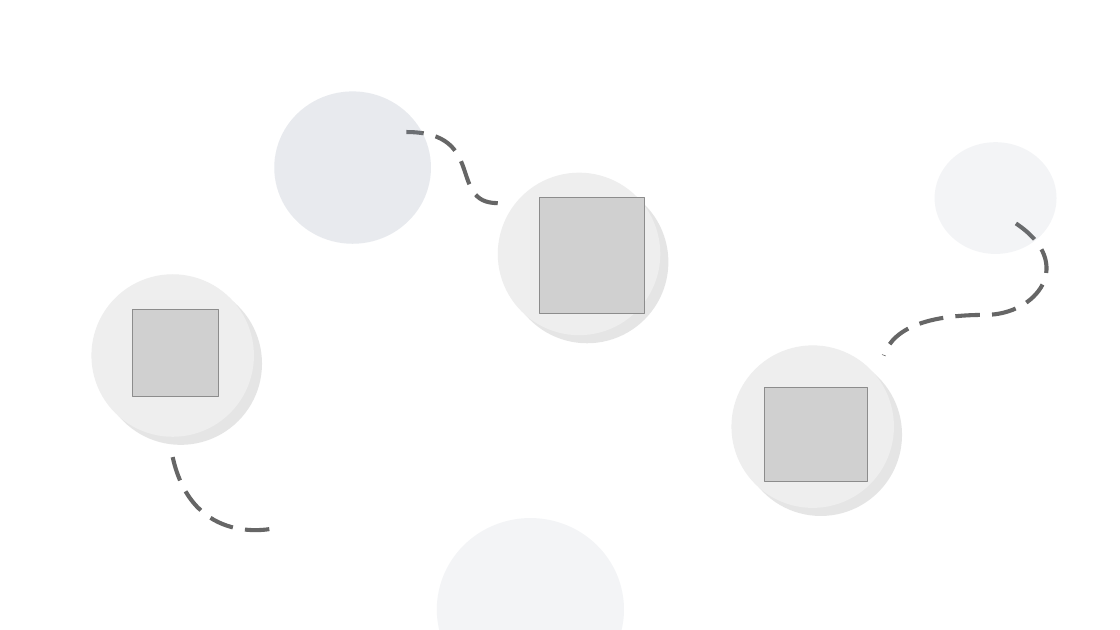
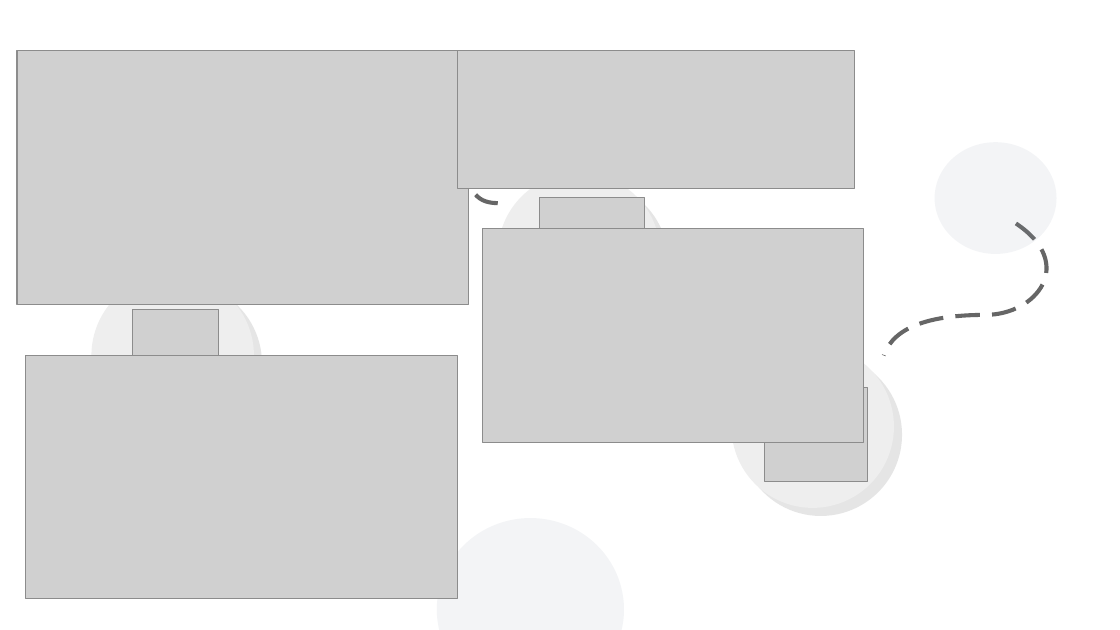
Before and after one commit to JuanCarlosDeve/Ejercicio_en_pareja, a slide deck: slide 5 of entregable01.odp. Drawn at 1120x630 pixels with LibreOffice and Linux fonts; fonts in the diff are those of the drawing; grey boxes stand for pictures. Boxes give left, top, right and bottom in pixels: in the first picture for what was removed or moved away, otherwise in the second. Text is boxed around its words. In the diff, an @@ line names an element or a change of style, - is before the commit and + after.

Commit message:
anexo imagenes enviadas

```diff
--- a/entregable01.odp
+++ b/entregable01.odp
@@ picture added at [17, 51, 469, 305] @@
@@ picture added at [457, 51, 855, 189] @@
@@ ellipse removed at [274, 91, 431, 244] @@
@@ ellipse removed at [274, 91, 431, 244] @@
@@ picture added at [483, 229, 864, 443] @@
@@ picture added at [25, 356, 457, 599] @@
@@ freeform shape removed at [173, 457, 274, 531] @@
```
